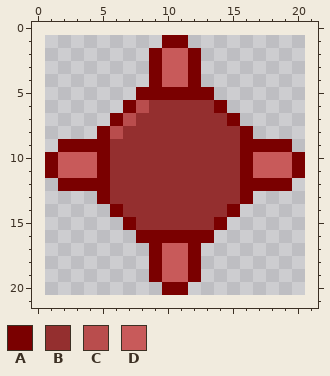
Pixel-art sprite, stored at Empress/EmpressOrb.png. The first picture shows the starting point.
The file is 40x40 pixels, drawn in blocks of 2x2; one block is one cell here. The old version is drawn lined up with the new one, on the new canvas.
Palette (. is transparent): A #7a0000  B #942f2f  C #b94d4d  D #c85a5a
Now the later version:
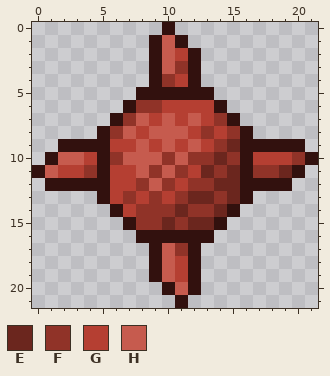
Colours new in this view: E #6b261e  F #903328  G #b53f32  H #c65b4e
What changed:
canvas 20x20 -> 22x22, the old top-left corner now at 1,1
Colour A changes from #7a0000 to #32110e.
There is now colour A in row 0 at x 10; in row 1 at x 9; in row 9 at x 20; in row 10 at x 21; in row 11 at x 0; in row 12 at x 1.
There is now colour A in row 20 at x 12; in row 21 at x 11.
The edit turns colour B into colour E in row 9 at x 15; in row 10 at x 14; in row 11 at x 13 and 15; in row 12 at x 14 to 15; in row 13 at x 12 to 13 and 15; in row 14 at x 11 and 14.
The edit turns colour B into colour E in row 15 at x 10 and 12 to 13.
The edit turns colour D into colour E in row 11 at x 19.
The edit turns colour A into colour F in row 10 at x 20.
The edit turns colour B into colour F in row 6 at x 9; in row 7 at x 14; in row 8 at x 13 and 15; in row 9 at x 14; in row 10 at x 6, 10, 12 to 13 and 15; in row 11 at x 9, 11 and 14.
The edit turns colour B into colour F in row 12 at x 8, 10 and 12 to 13; in row 13 at x 7, 9, 11 and 14; in row 14 at x 8 to 10 and 12 to 13; in row 15 at x 8 to 9 and 11.
The edit turns colour C into colour F in row 6 at x 8; in row 7 at x 7; in row 8 at x 6.
The edit turns colour D into colour F in row 3 at x 11; in row 4 at x 10; in row 11 at x 4 and 17 to 18; in row 17 at x 11.
The edit turns colour B into colour G in row 6 at x 10 to 13; in row 7 at x 9, 11 and 13; in row 8 at x 8, 12 and 14; in row 9 at x 6 to 7, 9, 11 and 13; in row 11 at x 6 to 7 and 12; in row 12 at x 6 to 7 and 11.
The edit turns colour B into colour G in row 13 at x 6, 8 and 10; in row 14 at x 7.
The edit turns colour D into colour G in row 2 at x 11; in row 4 at x 11; in row 10 at x 4 and 17 to 19; in row 11 at x 2 to 3; in rows 18 to 19 at x 11.
The edit turns colour A into colour H in row 1 at x 10; in row 11 at x 1; in row 20 at x 11.
The edit turns colour B into colour H in row 7 at x 8, 10 and 12; in row 8 at x 7 and 9 to 11; in row 9 at x 8, 10 and 12; in row 10 at x 7 to 9 and 11; in row 11 at x 8 and 10; in row 12 at x 9.
The edit turns colour D into colour H in rows 2 to 3 at x 10; in row 10 at x 2 to 3; in rows 17 to 19 at x 10.
Where, in picture pixels (left, top, right, bottom), the same in both pictures:
changed: (32, 22, 318, 308)
